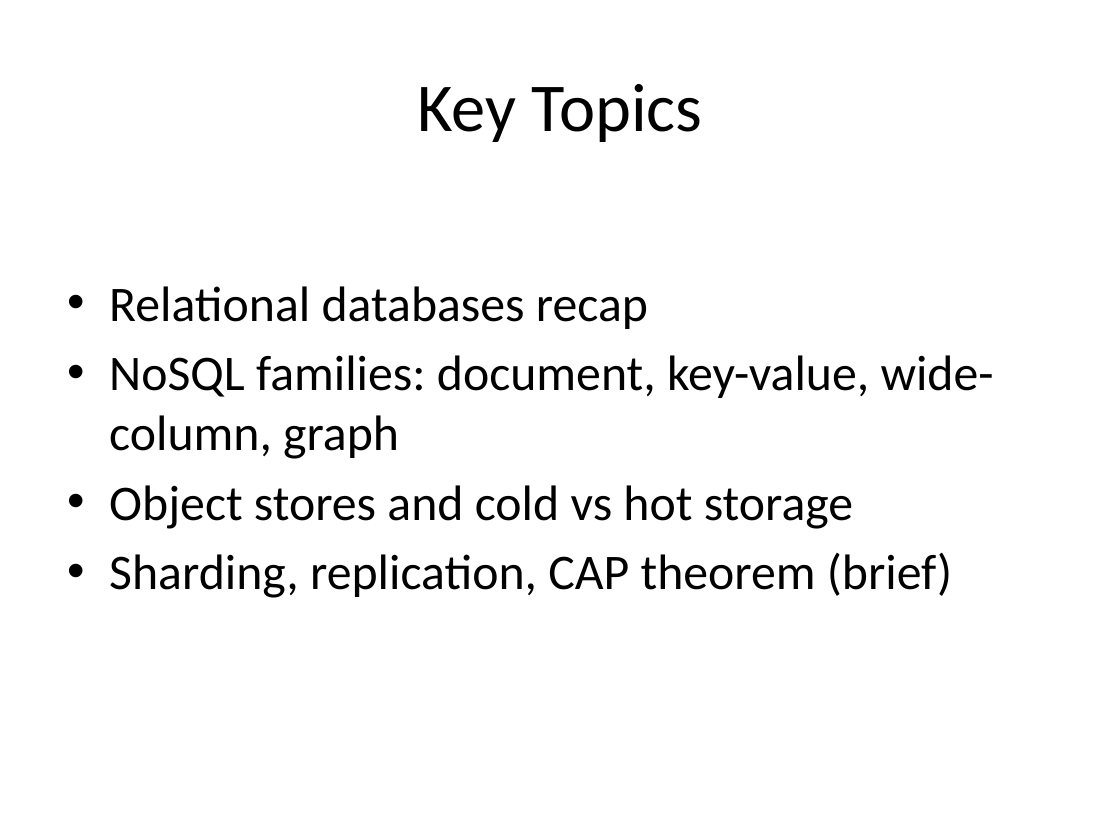
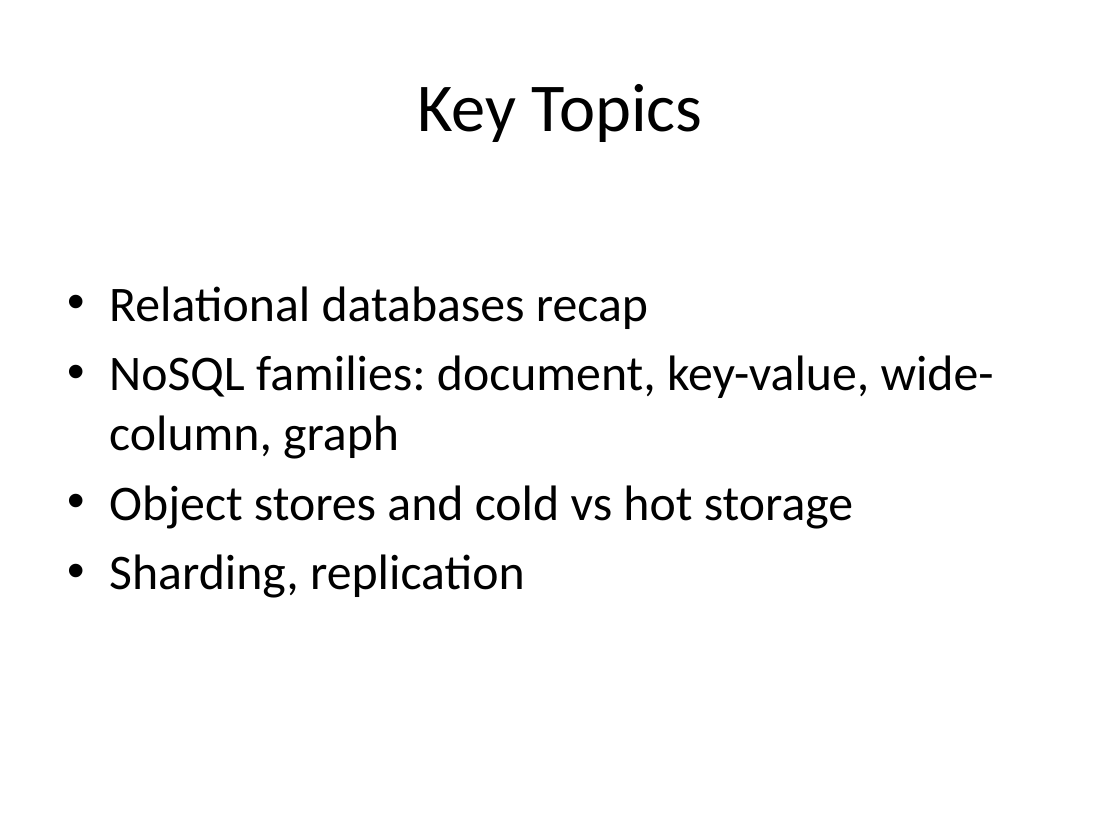
Before and after one commit to neelsoumya/teaching_big_data_analytics, a slide deck: slide 8 of Big_Data_Analytics_12_Lectures.pptx (slide 7 before the commit). Drawn at 1120x840 pixels with LibreOffice and Linux fonts; fonts in the diff are those of the drawing. Boxes give left, top, right and bottom in pixels: in the first picture for what was removed or moved away, otherwise in the second. Text is boxed around its words. In the diff, an @@ line names an element or a change of style, - is before the commit and + after.

```diff
--- a/Big_Data_Analytics_12_Lectures.pptx
+++ b/Big_Data_Analytics_12_Lectures.pptx
@@ text at (109,554,525,598): text changed @@
-• Sharding, replication, CAP theorem (brief)
+• Sharding, replication
```
Also in this commit, not shown: 13 other slides changed, 2 slides added, 3 other files.
